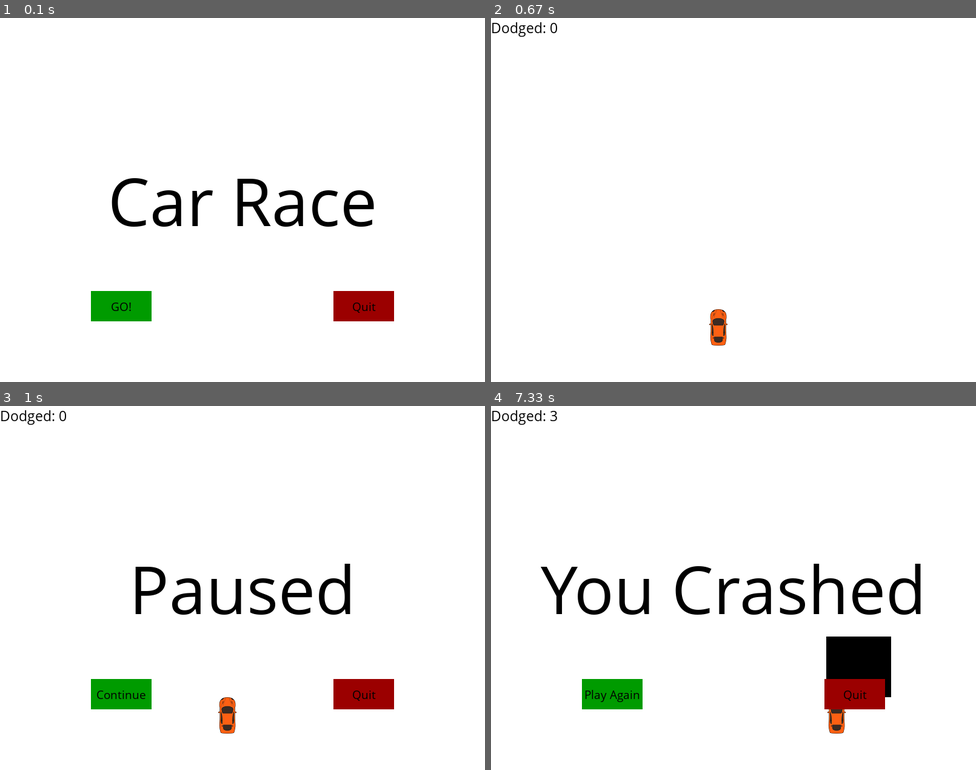
Above: before the commit, frames 1-4 (two rows, left to right).
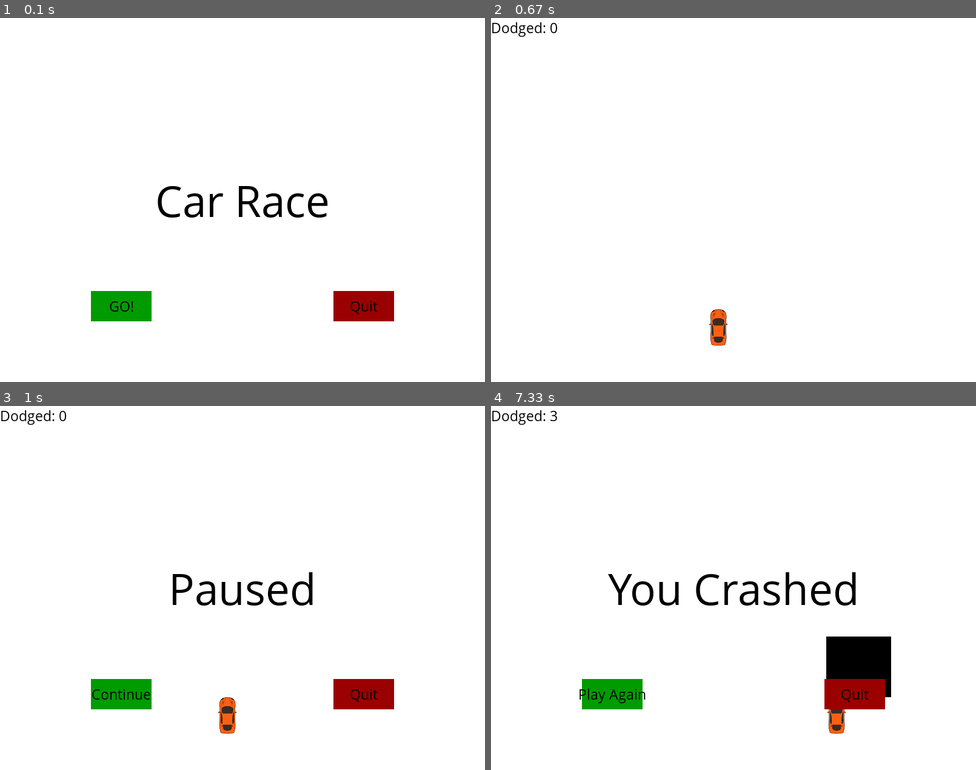
Above: after the commit, the same moments.

Repository: GoyalYatin/Car-Racing-Pygame
Game: pygame game, started from src/python/car_racing_simple.py
Same seed, same stepped clock (60 frames per second), same inputs: the game is played once before the commit and once after it.
Inputs (mouse positions are in pixels of both pictures, inside the frame that each line leads up to):
- Up to frame 1 (0.1 s): no input
- Up to frame 2 (0.67 s): press the mouse at (612, 305) at 0.37 s; move the mouse to (694, 294) at 0.47 s; release the mouse at (782, 280) at 0.6 s
- Up to frame 3 (1 s): tap P at 0.67 s
- Up to frame 4 (7.33 s): press the mouse at (612, 693) at 1.03 s; move the mouse to (617, 606) at 1.13 s; release the mouse at (617, 515) at 1.27 s; hold Right 1.33-1.8 s; hold Right 1.83-2.3 s; hold Left 2.33-2.87 s; hold Left 2.9-3.3 s; press the mouse at (612, 693) at 3.37 s; move the mouse to (694, 679) at 3.47 s; release the mouse at (782, 664) at 3.6 s; hold Right 3.67-4.3 s; hold Left 4.33-4.8 s; hold Right 4.83-5.3 s; hold Right 5.33-5.8 s; hold Left 5.83-6.37 s; hold Left 6.4-6.8 s; hold Right from 6.83 s (still down)

The runs differ from the first frame. In frame 1, 2.5% of the frame differs, in the area x 22-78%, y 44-82%; in frame 2, nothing differs; in frame 3, 2.4%; in frame 4, 3.8%, in the area x 10-89%, y 43-82%.

Commit message:
readme updated

Diff:
--- a/src/python/car_racing_simple.py
+++ b/src/python/car_racing_simple.py
@@ -1,10 +1,10 @@
 import pygame as pg
 import random
 
+# Initialize pygame
 pg.init()
 
-# crash_sound = pg.mixer.Sound("crash.wav")
-
+# Colors
 white = (255, 255, 255)
 black = (0, 0, 0)
 red = (155, 0, 0)
@@ -12,14 +12,17 @@
 bright_red = (255, 0, 0)
 bright_green = (0, 255, 0)
 
+# Display config
 display_width = 800
 display_height = 600
+
 # define surface as gameDisplay
 gameDisplay = pg.display.set_mode((display_width, display_height))
+
 # set title of the game window
 pg.display.set_caption("Car Racing")
 
-# set icon
+# Load and set icon
 icon = pg.image.load('../resources/car.png')
 pg.display.set_icon(icon)  # size is 32x32
 
@@ -29,15 +32,20 @@
 FPS = 60
 pause = False
 
+# Fonts
 small_font = pg.font.SysFont("comicsansms", 25)
 med_font = pg.font.SysFont("comicsansms", 50)
 large_font = pg.font.SysFont("comicsansms", 75)
 
+# Load image
 car_img = pg.image.load("../resources/car.png")
 car_width = 60
 
 
 def button(msg, x, y, w, h, ic, ac, action=None):
+    """
+    Buttons and mouse movement,action
+    """
     mouse = pg.mouse.get_pos()
     click = pg.mouse.get_pressed()
 
@@ -47,8 +55,7 @@
             action()
     else:
         pg.draw.rect(gameDisplay, ic, (x, y, w, h))
-    smallText = pg.font.SysFont("comicsansms", 20)
-    textSurf, textRect = text_objects(msg, smallText)
+    textSurf, textRect = text_objects(msg, small_font)
     textRect.center = ((x + (w / 2)), (y + (h / 2)))
     gameDisplay.blit(textSurf, textRect)
 
@@ -66,8 +73,7 @@
                 quit()
 
         gameDisplay.fill(white)
-        largeText = pg.font.SysFont("comicsansms", 115)
-        TextSurf, TextRect = text_objects("Car Race", largeText)
+        TextSurf, TextRect = text_objects("Car Race", large_font)
         TextRect.center = ((display_width / 2), (display_height / 2))
         gameDisplay.blit(TextSurf, TextRect)
 
@@ -79,20 +85,26 @@
 
 
 def quit_game():
+    """
+    Quit the game
+    """
     pg.quit()
     quit()
 
 
 def unpause():
+    """
+    Unpause the game
+    """
     global pause
-    # pg.mixer.music.unpause()
     pause = False
 
 
 def paused():
-    # pg.mixer.music.pause()
-    largeText = pg.font.SysFont("comicsansms",115)
-    TextSurf, TextRect = text_objects("Paused", largeText)
+    """
+    Pause the game
+    """
+    TextSurf, TextRect = text_objects("Paused", large_font)
     TextRect.center = ((display_width/2),(display_height/2))
     gameDisplay.blit(TextSurf, TextRect)
 
@@ -110,10 +122,10 @@
 
 
 def crash():
-    # pg.mixer.Sound.play(crash_sound)
-    # pg.mixer.music.stop()
-    largeText = pg.font.SysFont("comicsansms", 115)
-    TextSurf, TextRect = text_objects("You Crashed", largeText)
+    """
+    Logic to define crashing of car
+    """
+    TextSurf, TextRect = text_objects("You Crashed", large_font)
     TextRect.center = ((display_width / 2), (display_height / 2))
     gameDisplay.blit(TextSurf, TextRect)
     while True:
Not shown, changed: README.md
Binary file added: doc/screenshots.png
